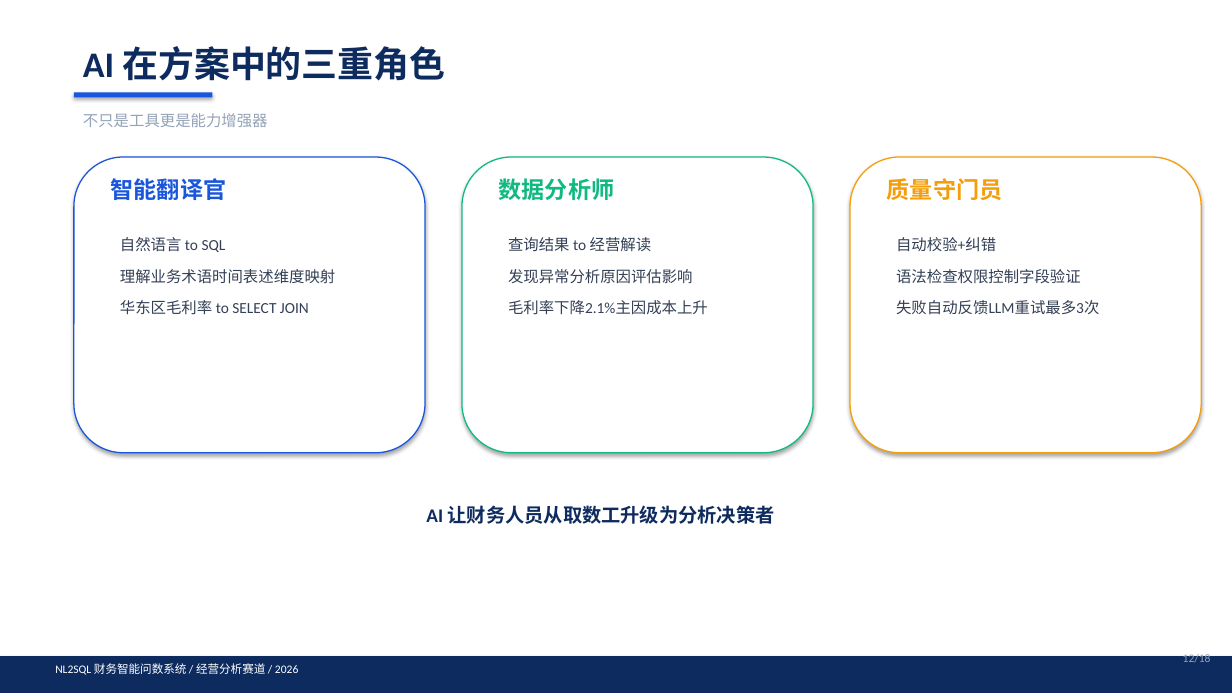
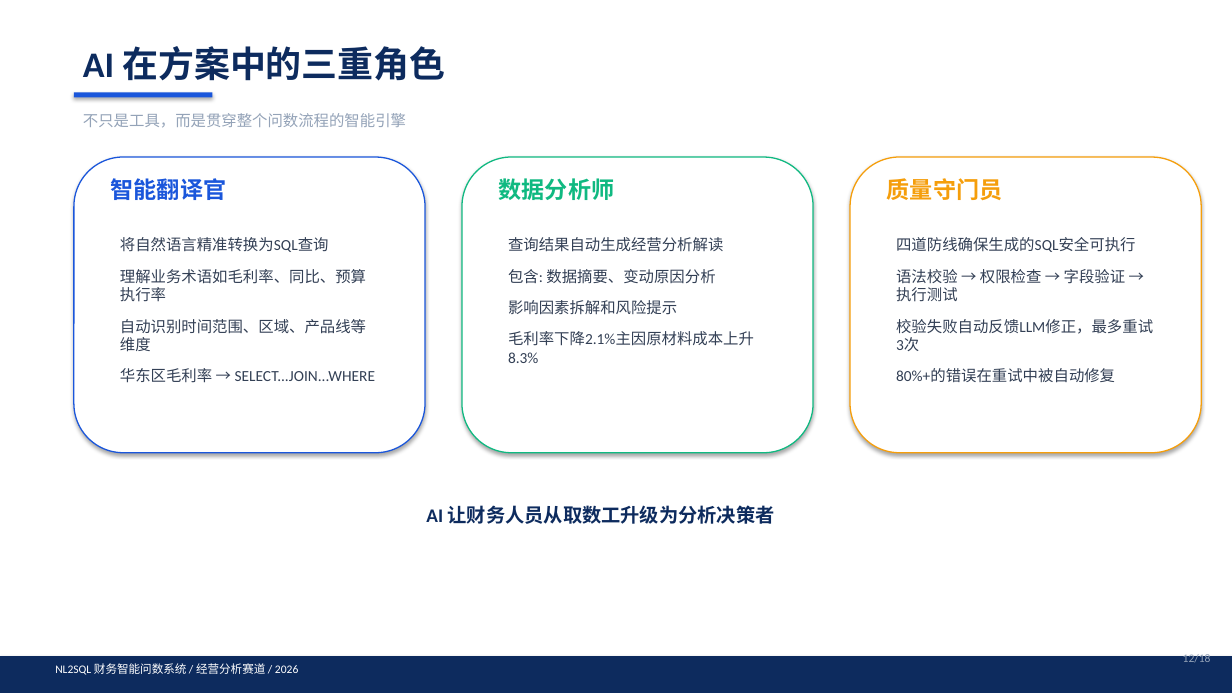
Before and after one commit to Jared-Nathan-Su/nlwsql-finance, a slide deck: slide 12 of docs/NL2SQL_答辩PPT.pptx. Drawn at 1232x693 pixels with LibreOffice and Linux fonts; fonts in the diff are those of the drawing. Boxes give left, top, right and bottom in pixels: in the first picture for what was removed or moved away, otherwise in the second. Text is boxed around its words. In the diff, an @@ line names an element or a change of style, - is before the commit and + after.

```diff
--- a/docs/NL2SQL_答辩PPT.pptx
+++ b/docs/NL2SQL_答辩PPT.pptx
@@ text at <box>83,113,406,128</box>: text changed @@
-不只是工具更是能力增强器
+不只是工具，而是贯穿整个问数流程的智能引擎
@@ text at <box>120,237,375,383</box>: text changed @@
-自然语言 to SQL
-理解业务术语时间表述维度映射
-华东区毛利率 to SELECT JOIN
+将自然语言精准转换为SQL查询
+理解业务术语如毛利率、同比、预算执行率
+自动识别时间范围、区域、产品线等维度
+华东区毛利率 → SELECT...JOIN...WHERE
@@ text at <box>508,237,754,363</box>: text changed @@
-查询结果 to 经营解读
-发现异常分析原因评估影响
-毛利率下降2.1%主因成本上升
+查询结果自动生成经营分析解读
+包含: 数据摘要、变动原因分析
+影响因素拆解和风险提示
+毛利率下降2.1%主因原材料成本上升8.3%
@@ text at <box>896,237,1153,383</box>: text changed @@
-自动校验+纠错
-语法检查权限控制字段验证
-失败自动反馈LLM重试最多3次
+四道防线确保生成的SQL安全可执行
+语法校验 → 权限检查 → 字段验证 → 执行测试
+校验失败自动反馈LLM修正，最多重试3次
+80%+的错误在重试中被自动修复
```
Also in this commit, not shown: 4 other slides changed, 1 other file.
